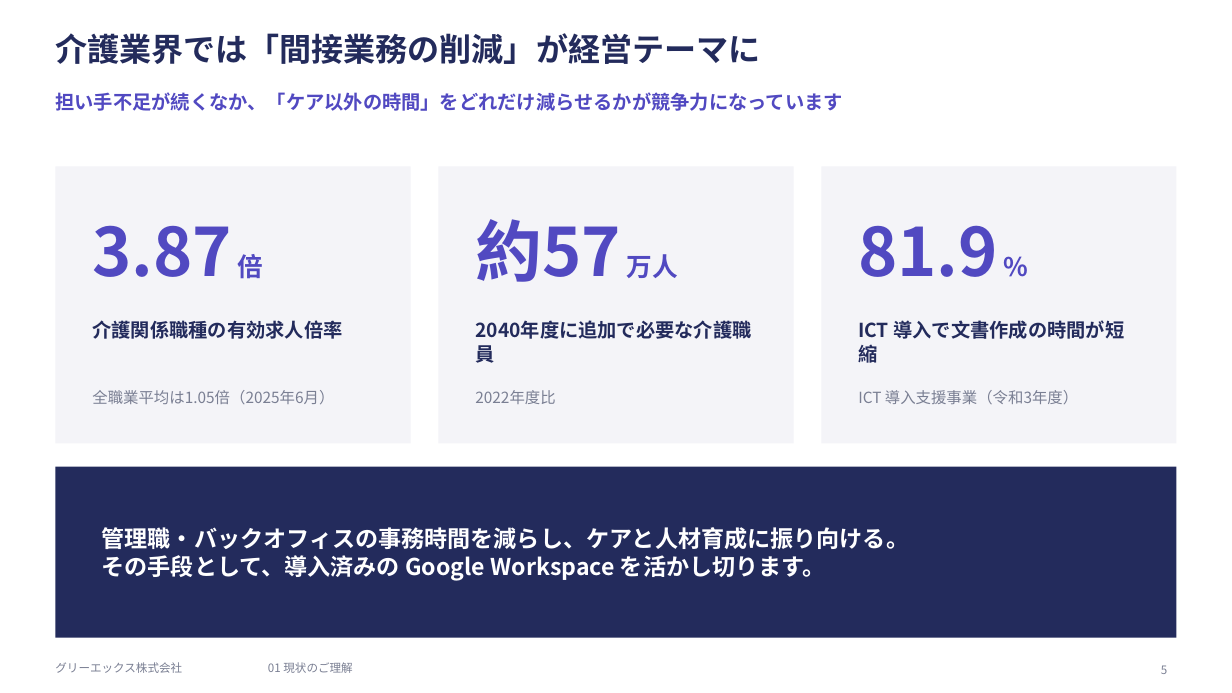
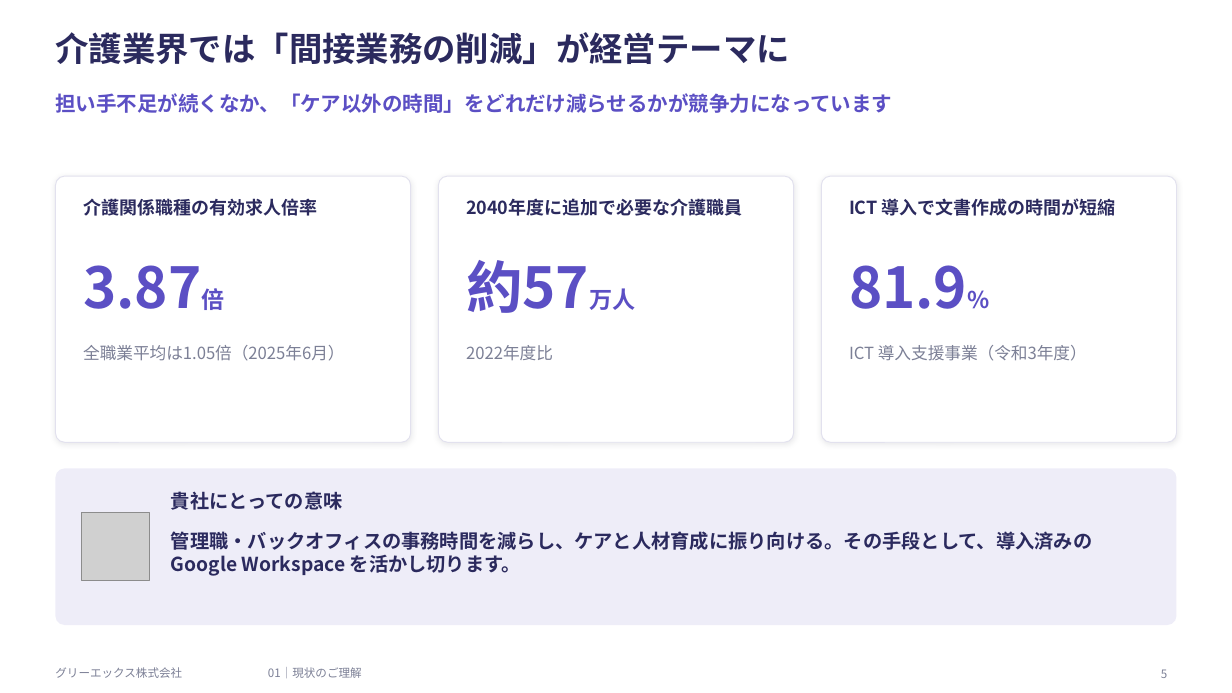
Before and after one commit to hjack0703/sakai, a slide deck: slide 5 of docs/20261027_サカイ様向けご提案_GREEX.pptx. Drawn at 1232x693 pixels with LibreOffice and Linux fonts; fonts in the diff are those of the drawing; grey boxes stand for pictures. Boxes give left, top, right and bottom in pixels: in the first picture for what was removed or moved away, otherwise in the second. Text is boxed around its words. In the diff, an @@ line names an element or a change of style, - is before the commit and + after.

```diff
--- a/docs/20261027_サカイ様向けご提案_GREEX.pptx
+++ b/docs/20261027_サカイ様向けご提案_GREEX.pptx
@@ title "介護業界では「間接業務の削減」が経営テーマに" at [55, 32, 789, 64]: size 25 to 26 pt, text colour #232B5C to #2B2A5E @@
@@ text "担い手不足が続くなか、「ケア以外の時間」をどれだけ減らせるかが競争力になっています" at [55, 93, 892, 113]: size 15 to 16 pt, text colour #5149C1 to #5B4FC4 @@
@@ rounded rectangle: place and size @@
-rounded rectangle at [55, 166, 410, 444]
+rounded rectangle at [55, 177, 410, 443]
@@ rounded rectangle: place and size @@
-rounded rectangle at [438, 166, 793, 444]
+rounded rectangle at [438, 177, 793, 443]
@@ rectangle to rounded rectangle; fill #F4F4F8 to #FFFFFF; outline none to #E2E1EE 0.75 pt; shadow on in 3 elements at [55, 177, 410, 443], [438, 177, 793, 443], [822, 177, 1177, 443] @@
@@ rounded rectangle: place and size @@
-rounded rectangle at [822, 166, 1177, 444]
+rounded rectangle at [822, 177, 1177, 443]
@@ text "介護関係職種の有効求人倍率": place and size @@
-text "介護関係職種の有効求人倍率" at [92, 320, 342, 339]
+text "介護関係職種の有効求人倍率" at [83, 198, 317, 216]
@@ text "2040年度に追加で必要な介護職員": place and size @@
-text "2040年度に追加で必要な介護職員" at [475, 319, 756, 384]
+text "2040年度に追加で必要な介護職員" at [466, 198, 742, 216]
@@ size 15 to 14 pt, text colour #232B5C to #2B2A5E in 3 elements at [83, 198, 317, 216], [466, 198, 742, 216], [849, 198, 1116, 216] @@
@@ text "ICT 導入で文書作成の時間が短縮": place and size @@
-text "ICT 導入で文書作成の時間が短縮" at [858, 320, 1124, 367]
+text "ICT 導入で文書作成の時間が短縮" at [849, 198, 1116, 216]
@@ text at [83, 265, 201, 309]: text changed; size 52 to 44 pt; text colour #5149C1 to #5B4FC4 @@
-3.87 倍
+3.87倍
@@ text at [466, 260, 589, 313]: text changed; size 52 to 44 pt; text colour #5149C1 to #5B4FC4 @@
-約57 万人
+約57万人
@@ text at [849, 265, 967, 309]: text changed; size 52 to 44 pt; text colour #5149C1 to #5B4FC4 @@
-81.9 %
+81.9%
@@ text "全職業平均は1.05倍（2025年6月）": place and size @@
-text "全職業平均は1.05倍（2025年6月）" at [92, 390, 334, 404]
+text "全職業平均は1.05倍（2025年6月）" at [83, 345, 344, 361]
@@ text "2022年度比": place and size @@
-text "2022年度比" at [475, 390, 555, 404]
+text "2022年度比" at [466, 345, 553, 360]
@@ size 12 to 13 pt, text colour #7A7F93 to #7C8096 in 3 elements at [83, 345, 344, 361], [466, 345, 553, 360], [849, 345, 1087, 361] @@
@@ text "ICT 導入支援事業（令和3年度）": place and size @@
-text "ICT 導入支援事業（令和3年度）" at [858, 390, 1078, 404]
+text "ICT 導入支援事業（令和3年度）" at [849, 345, 1087, 361]
@@ rounded rectangle: place and size @@
-rounded rectangle at [55, 467, 1177, 638]
+rounded rectangle at [55, 469, 1177, 625]
@@ rounded rectangle at [55, 469, 1177, 625]: rectangle to rounded rectangle; fill #232B5C to #5B4FC4 at 10% opacity @@
@@ text added at [171, 491, 343, 510], 15 pt, text #2B2A5E, bold @@
+貴社にとっての意味
@@ picture added at [81, 513, 149, 580] @@
@@ text at [171, 531, 1092, 576]: text changed; size 18 to 15 pt; text colour #FFFFFF to #2B2A5E @@
-管理職・バックオフィスの事務時間を減らし、ケアと人材育成に振り向ける。
-その手段として、導入済みの Google Workspace を活かし切ります。
+管理職・バックオフィスの事務時間を減らし、ケアと人材育成に振り向ける。その手段として、導入済みの Google Workspace を活かし切ります。
@@ text "管理職・バックオフィスの事務時間を減らし、ケアと人材育成に振り向ける。その手段として、導入済みの Google Work ..." at [171, 531, 1092, 576]: vertical alignment middle to top @@
@@ text "グリーエックス株式会社" at [55, 667, 182, 678]: text colour #7A7F93 to #7C8096 @@
@@ text at [268, 667, 362, 678]: text changed; text colour #7A7F93 to #7C8096 @@
-01 現状のご理解
+01｜現状のご理解
@@ page number at [1161, 669, 1167, 678]: text colour #7A7F93 to #7C8096 @@
```
Also in this commit, not shown: 25 other slides changed, 6 other files.
